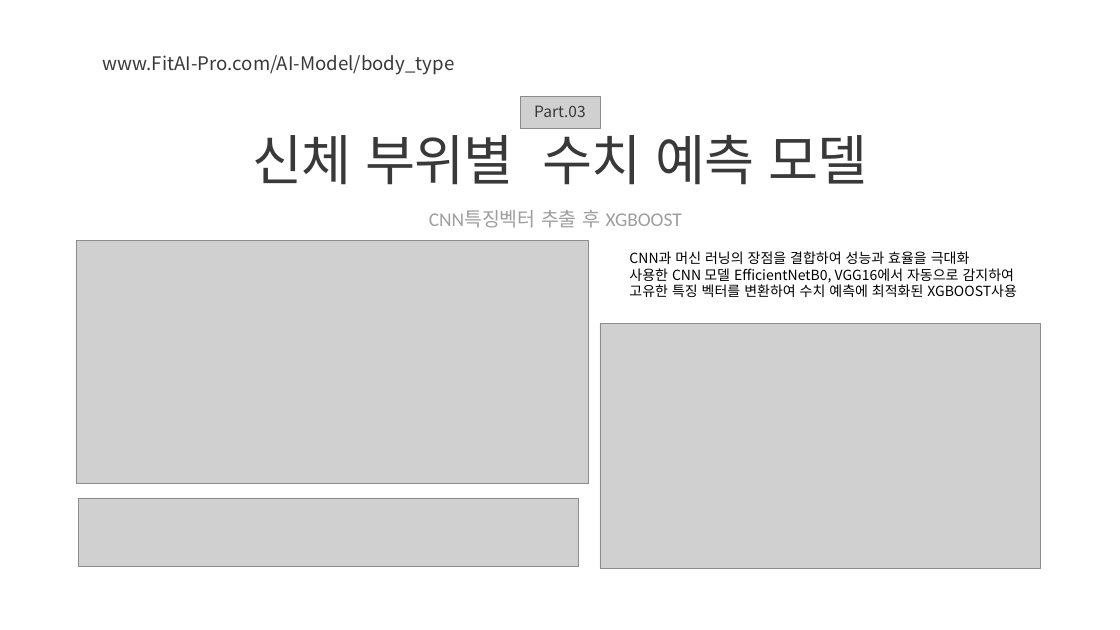
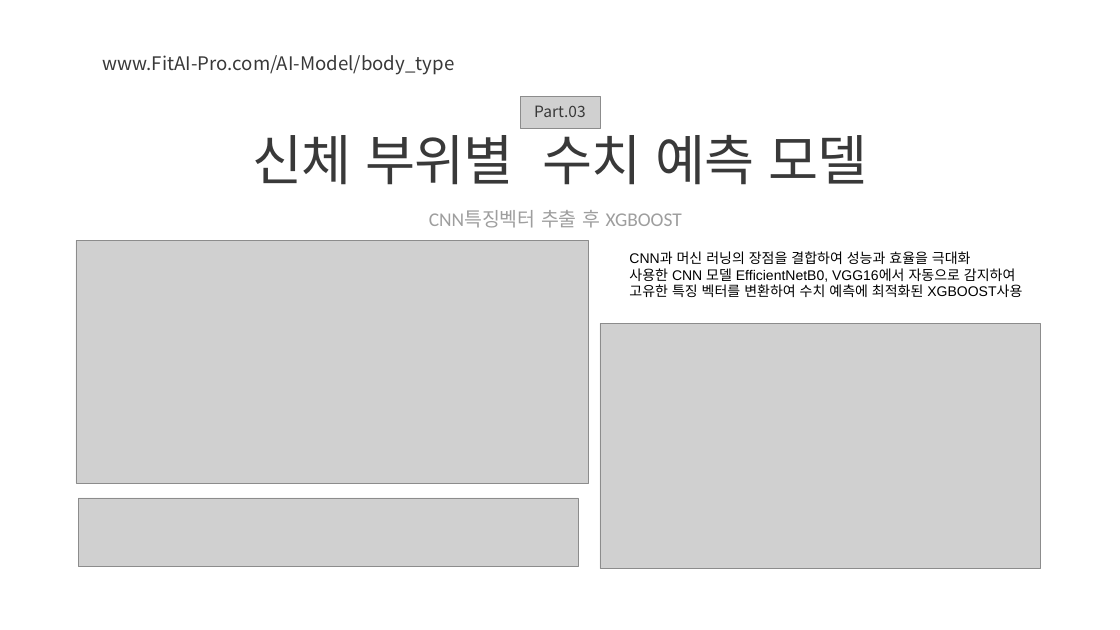
Before and after one commit to ssoom98/FitAI_Pro, a slide deck: slide 21 of ppt/FitAI-Pro_CSM.pptx (slide 19 before the commit). Drawn at 1120x630 pixels with LibreOffice and Linux fonts; fonts in the diff are those of the drawing; grey boxes stand for pictures; background and template pictures are left out. Boxes give left, top, right and bottom in pixels: in the first picture for what was removed or moved away, otherwise in the second. Text is boxed around its words. In the diff, an @@ line names an element or a change of style, - is before the commit and + after.

```diff
--- a/ppt/FitAI-Pro_CSM.pptx
+++ b/ppt/FitAI-Pro_CSM.pptx
@@ text "CNN과 머신 러닝의 장점을 결합하여 ..." at <box>629,251,1022,297</box>: font Noto Sans CJK KR to Arial @@
```
Also in this commit, not shown: 8 other slides changed, 8 slides added, 1 slide removed, 9 other files.
